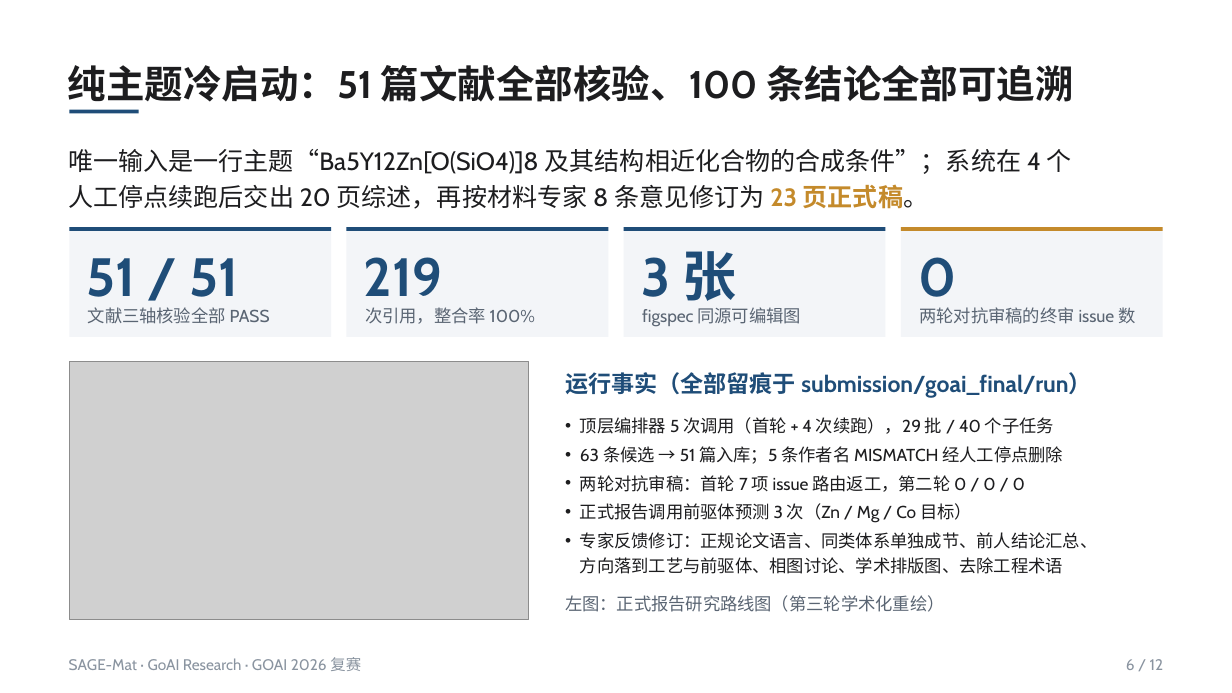
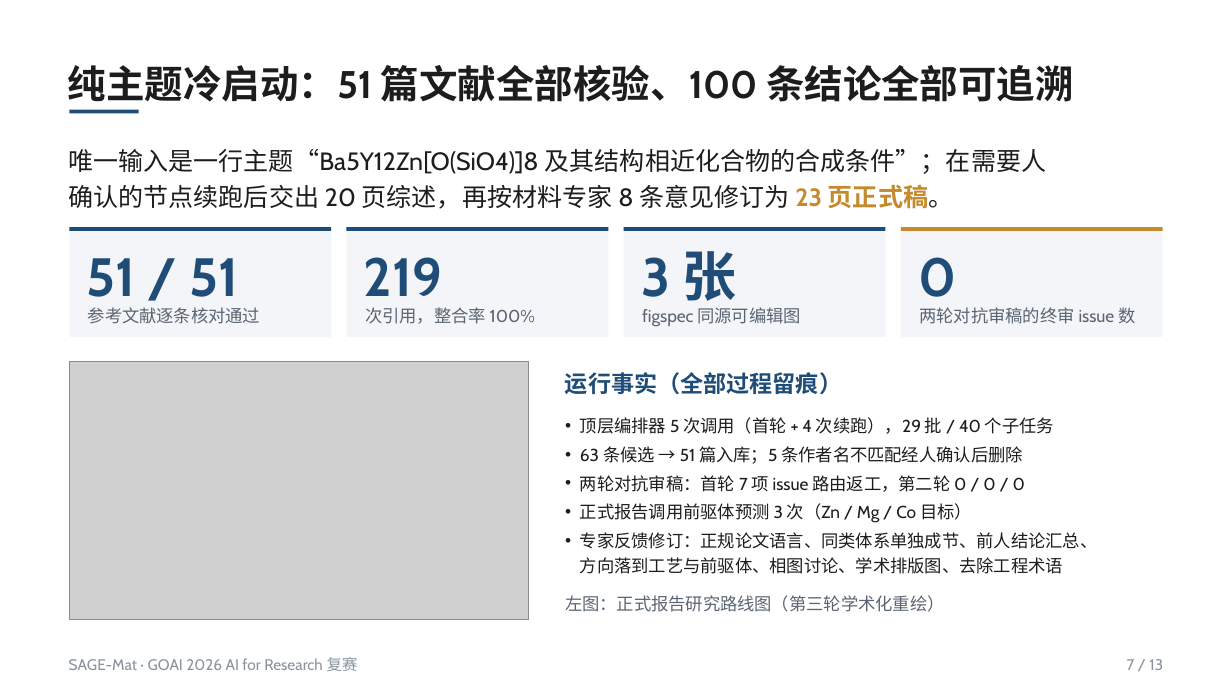
Before and after one commit to asimfish/goai_research, a slide deck: slide 7 of submission/goai_final/deck/SAGE-Mat_复赛方案说明.pptx (slide 6 before the commit). Drawn at 1232x693 pixels with LibreOffice and Linux fonts; fonts in the diff are those of the drawing; grey boxes stand for pictures. Boxes give left, top, right and bottom in pixels: in the first picture for what was removed or moved away, otherwise in the second. Text is boxed around its words. In the diff, an @@ line names an element or a change of style, - is before the commit and + after.

```diff
--- a/submission/goai_final/deck/SAGE-Mat_复赛方案说明.pptx
+++ b/submission/goai_final/deck/SAGE-Mat_复赛方案说明.pptx
@@ text at box(68, 149, 1047, 209): text changed @@
-唯一输入是一行主题“Ba5Y12Zn[O(SiO4)]8 及其结构相近化合物的合成条件”；系统在 4 个人工停点续跑后交出 20 页综述，再按材料专家 8 条意见修订为 23 页正式稿。
+唯一输入是一行主题“Ba5Y12Zn[O(SiO4)]8 及其结构相近化合物的合成条件”；在需要人确认的节点续跑后交出 20 页综述，再按材料专家 8 条意见修订为 23 页正式稿。
@@ text at box(88, 307, 260, 324): text changed @@
-文献三轴核验全部 PASS
+参考文献逐条核对通过
@@ text at box(565, 372, 842, 394): text changed @@
-运行事实（全部留痕于 submission/goai_final/run）
+运行事实（全部过程留痕）
@@ text at box(580, 446, 1022, 464): text changed @@
-• 63 条候选 → 51 篇入库；5 条作者名 MISMATCH 经人工停点删除
+• 63 条候选 → 51 篇入库；5 条作者名不匹配经人确认后删除
@@ text at box(69, 657, 358, 671): text changed @@
-SAGE-Mat · GoAI Research · GOAI 2026 复赛
+SAGE-Mat · GOAI 2026 AI for Research 复赛
@@ text at box(1127, 659, 1163, 670): text changed @@
-6 / 12
+7 / 13
```
Also in this commit, not shown: 8 other slides changed, 4 slides added, 3 slides removed, 41 other files.
